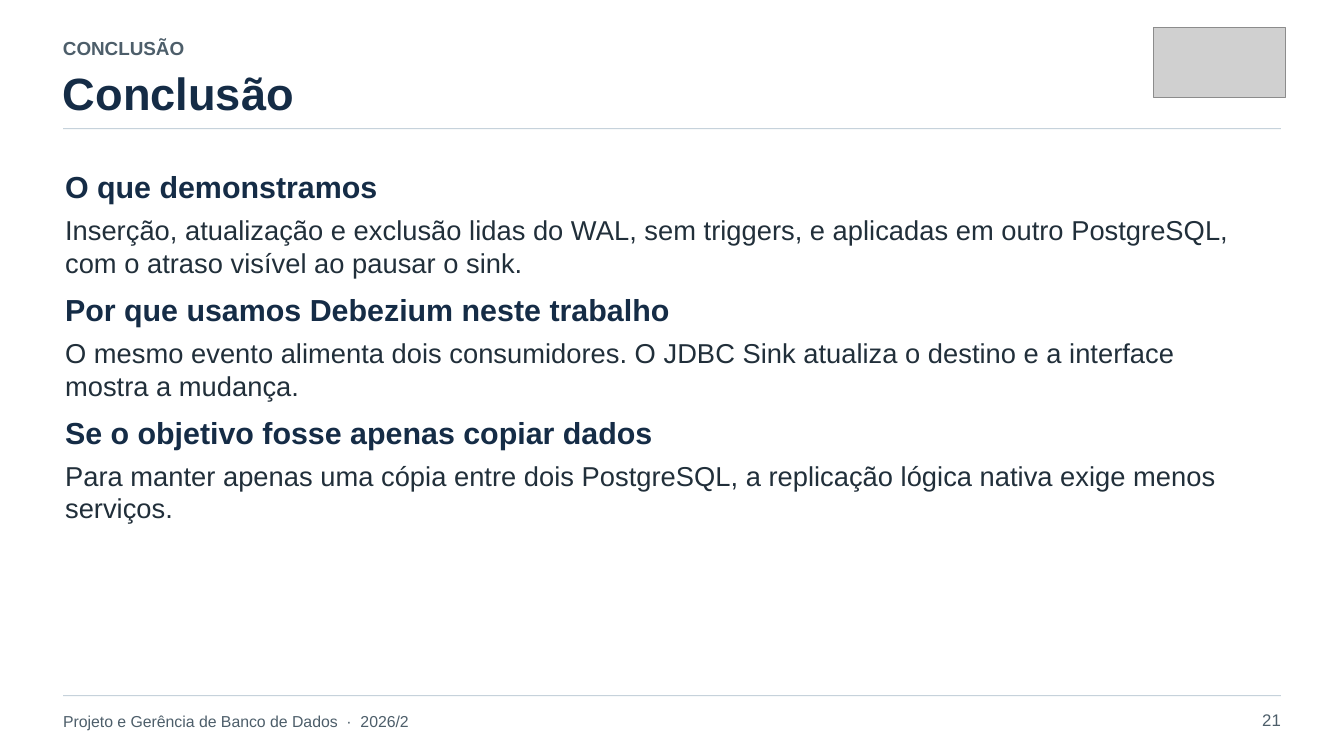
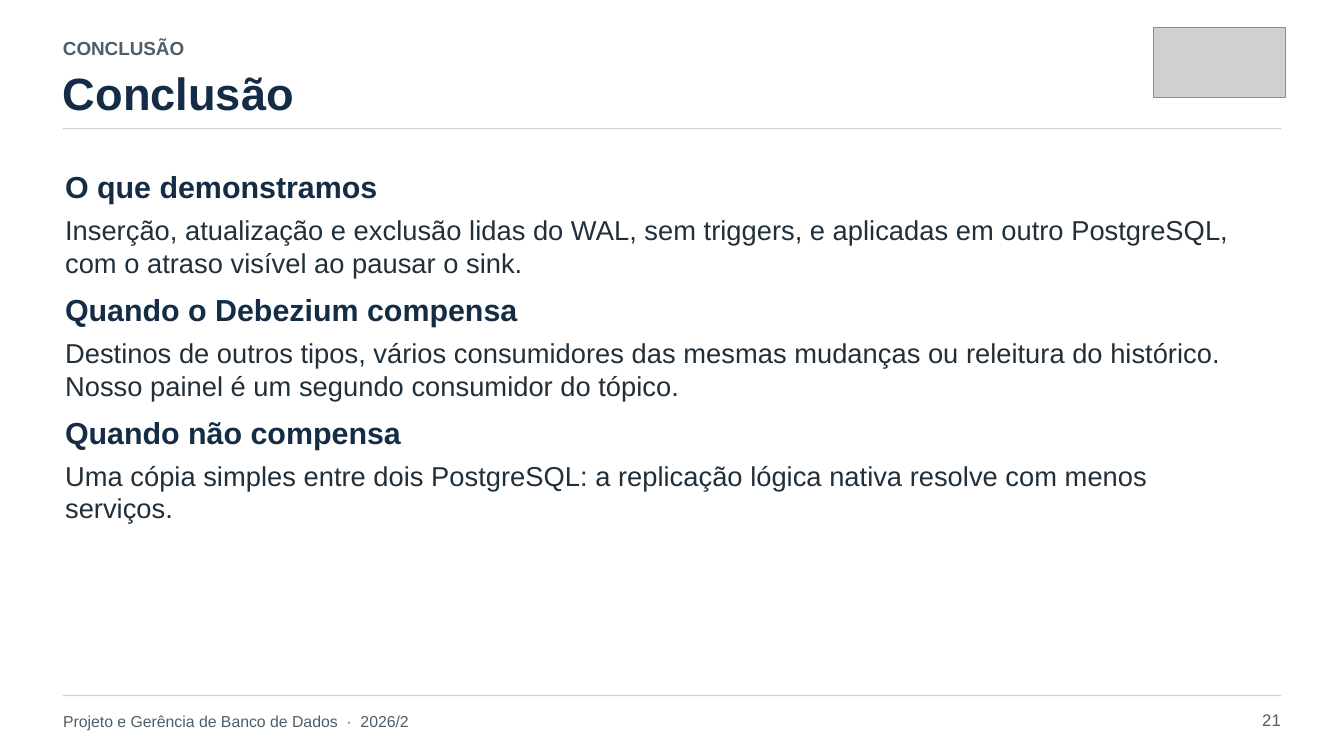
Before and after one commit to lucassbertol/debezium-pgbd, a slide deck: slide 21 of apresentacao/CDC-com-Debezium-e-PostgreSQL-final.pptx. Drawn at 1344x756 pixels with LibreOffice and Linux fonts; fonts in the diff are those of the drawing; grey boxes stand for pictures. Boxes give left, top, right and bottom in pixels: in the first picture for what was removed or moved away, otherwise in the second. Text is boxed around its words. In the diff, an @@ line names an element or a change of style, - is before the commit and + after.

```diff
--- a/apresentacao/CDC-com-Debezium-e-PostgreSQL-final.pptx
+++ b/apresentacao/CDC-com-Debezium-e-PostgreSQL-final.pptx
@@ text at (65, 299, 517, 327): text changed @@
-Por que usamos Debezium neste trabalho
+Quando o Debezium compensa
@@ text at (65, 343, 1219, 400): text changed @@
-O mesmo evento alimenta dois consumidores. O JDBC Sink atualiza o destino e a interface mostra a mudança.
+Destinos de outros tipos, vários consumidores das mesmas mudanças ou releitura do histórico. Nosso painel é um segundo consumidor do tópico.
@@ text at (65, 422, 401, 450): text changed @@
-Se o objetivo fosse apenas copiar dados
+Quando não compensa
@@ text at (65, 466, 1147, 523): text changed @@
-Para manter apenas uma cópia entre dois PostgreSQL, a replicação lógica nativa exige menos serviços.
+Uma cópia simples entre dois PostgreSQL: a replicação lógica nativa resolve com menos serviços.
```
Also in this commit, not shown: 5 other slides changed, 10 other files.
